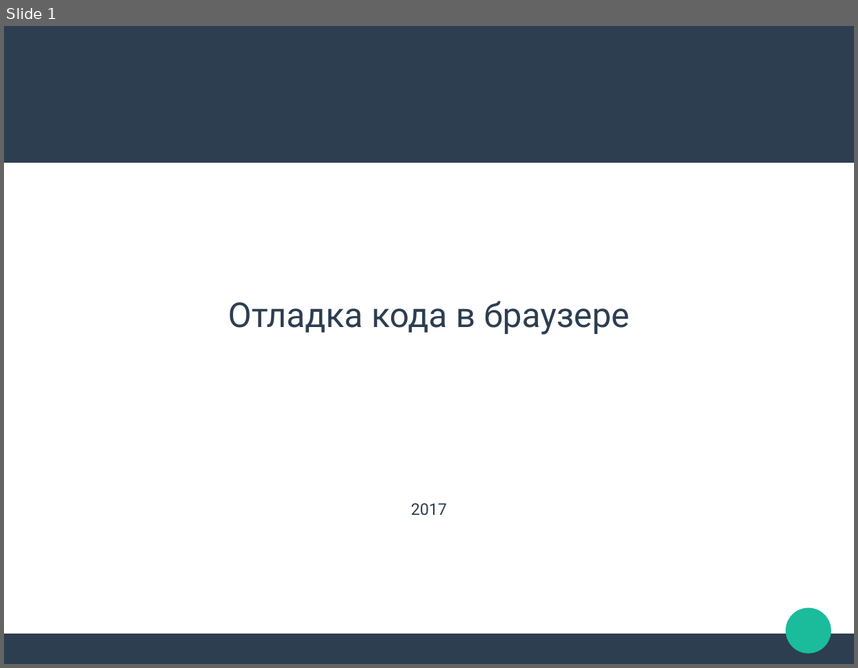
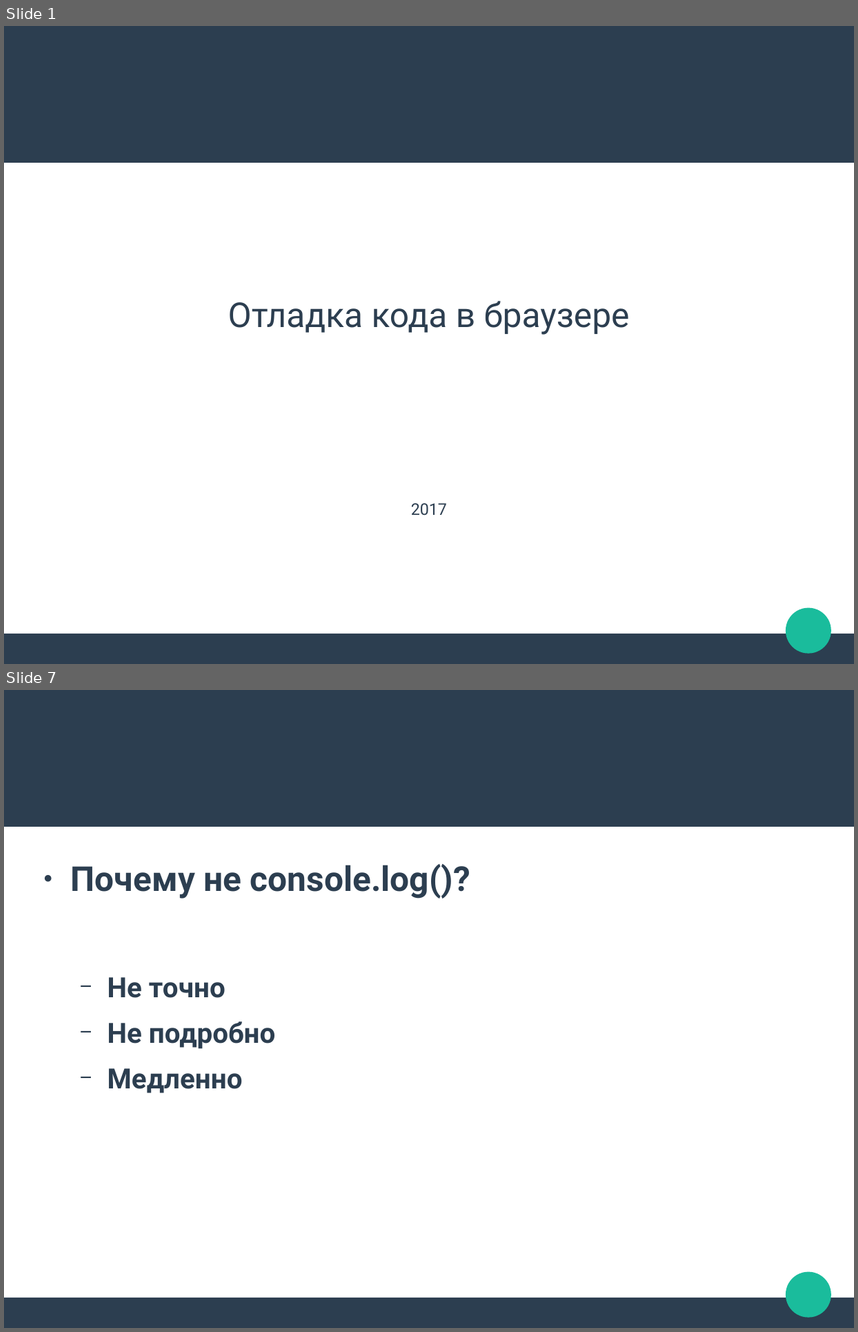
Before and after one commit to vborshchov/js-debugging, a slide deck: Slides-code-debugging.odp. Shown one above the other, each under a label of ours: slide 1 before the commit, slides 1 and 7 after it; the slides between them are not shown. The pictures are 858x668 and 858x1332 pixels, drawn with LibreOffice and Linux fonts; fonts in the diff are those of the drawing. Boxes give left, top, right and bottom in pixels: in the first picture for what was removed or moved away, otherwise in the second. Text is boxed around its words. In the diff, an @@ line names an element or a change of style, - is before the commit and + after.

```diff
--- a/Slides-code-debugging.odp
+++ b/Slides-code-debugging.odp
@@ slide 7 added at (4, 690, 854, 1328), background #FFFFFF; not listed: 3 template elements that a slide beside it also shows @@
@@ text added at (71, 864, 470, 1093), 26 pt, text #2C3E50, bold @@
+● Почему не console.log()?
+  − Не точно
+  − Не подробно
+  − Медленно
```
Also in this commit, not shown: 1 slide changed, 21 other slides added, 19 other files.
